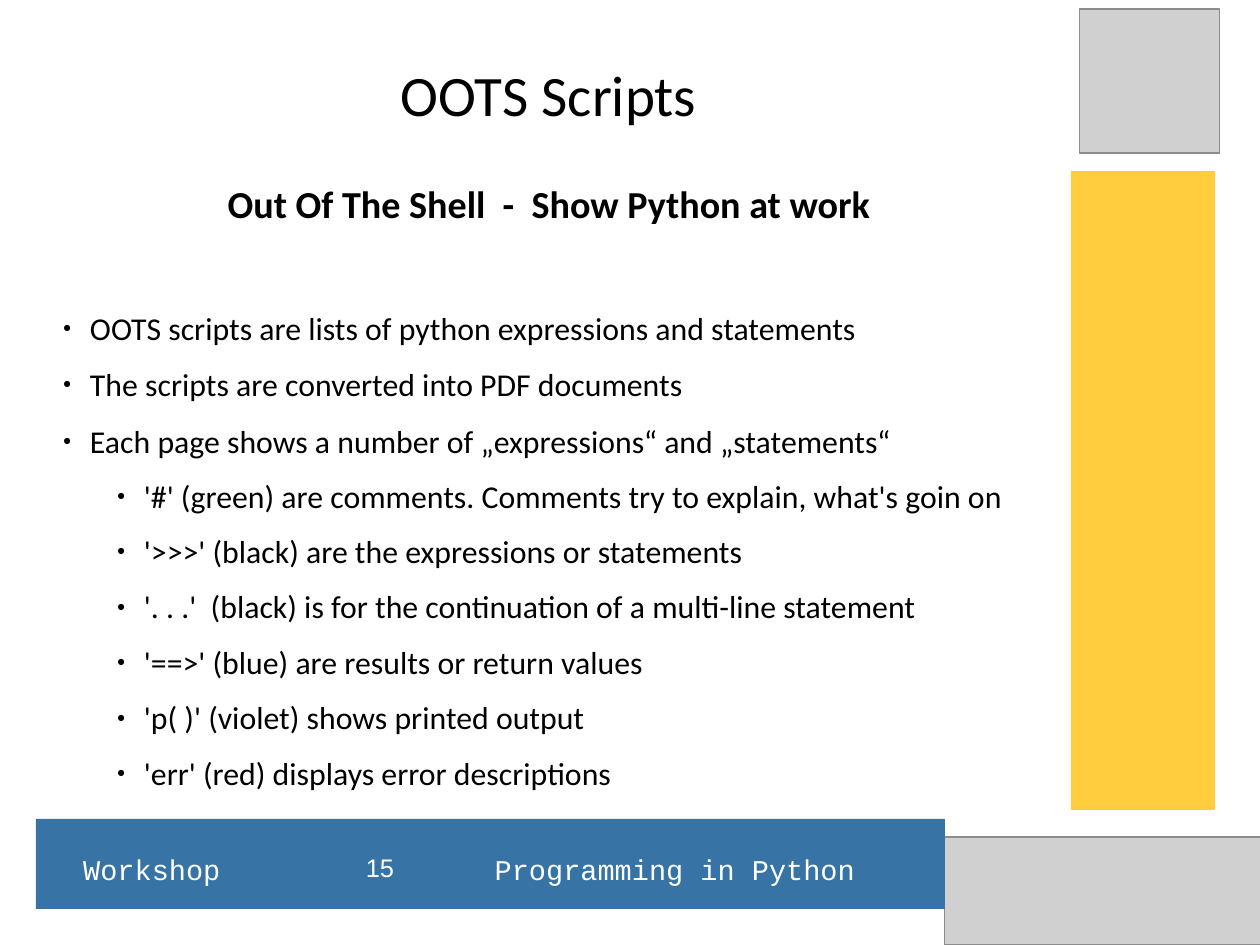
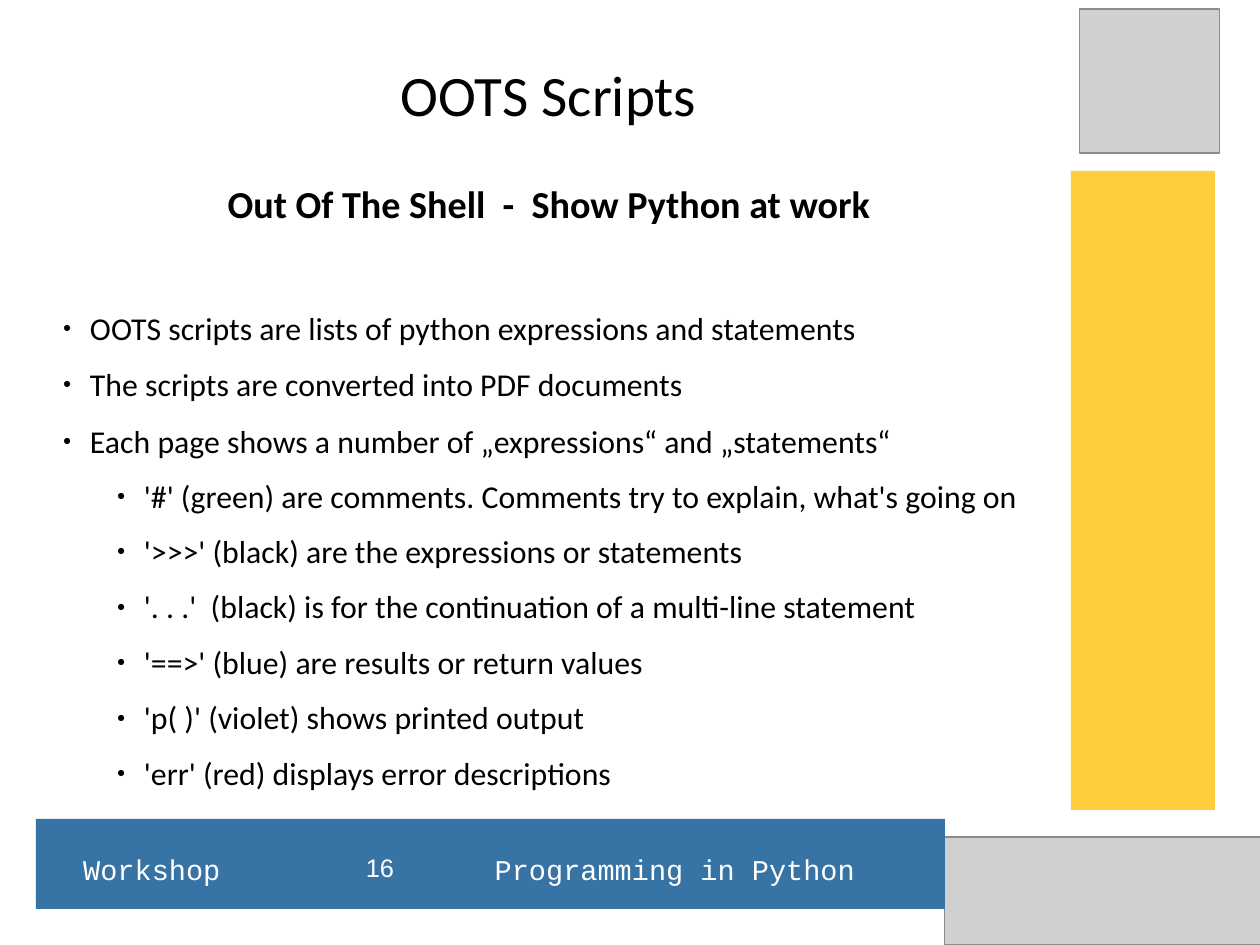
Before and after one commit to hans-boden/pyws-fablab-lisbon, a slide deck: slide 16 of resources/python_ws_2016Q1.odp (slide 15 before the commit). Drawn at 1260x945 pixels with LibreOffice and Linux fonts; fonts in the diff are those of the drawing; grey boxes stand for pictures. Boxes give left, top, right and bottom in pixels: in the first picture for what was removed or moved away, otherwise in the second. Text is boxed around its words. In the diff, an @@ line names an element or a change of style, - is before the commit and + after.

```diff
--- a/resources/python_ws_2016Q1.odp
+++ b/resources/python_ws_2016Q1.odp
@@ subtitle at box(181, 485, 1016, 514): text changed @@
-    ● '#' (green) are comments. Comments try to explain, what's goin on
+    ● '#' (green) are comments. Comments try to explain, what's going on
@@ page number at box(366, 859, 394, 878): text changed @@
-15
+16
```
Also in this commit, not shown: 1 other slide changed, 7 slides added, 1 slide removed, 9 other files.
